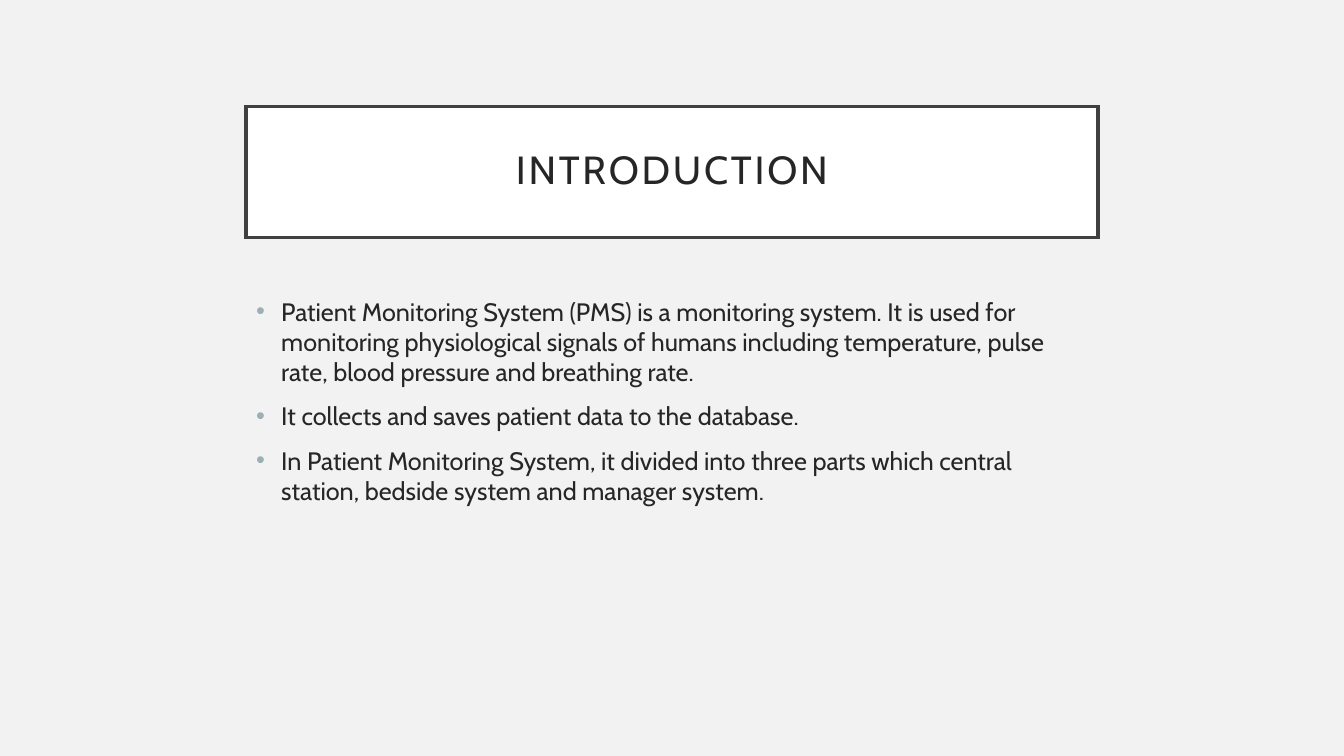
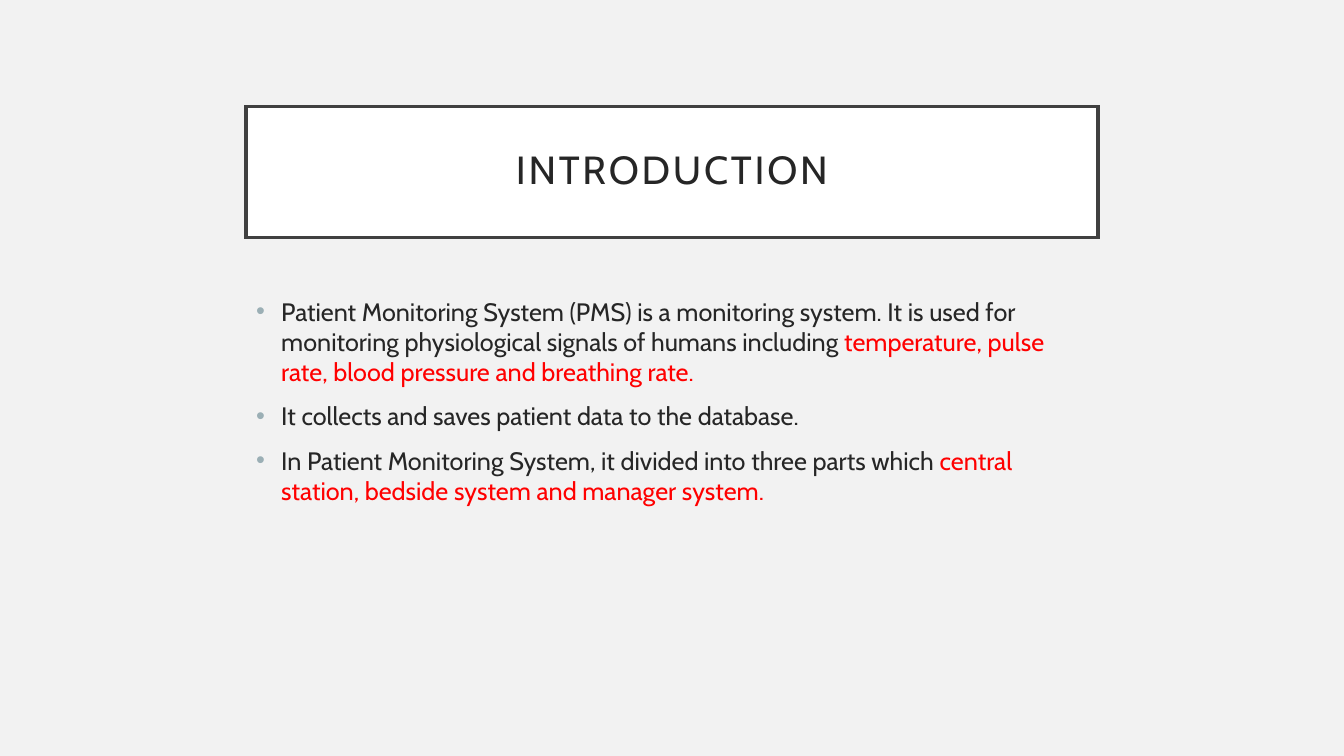
Before and after one commit to wcyap1027/Patient-Monitoring-System, a slide deck: slide 2 of SoftwareEngineering.pptx. Drawn at 1344x756 pixels with LibreOffice and Linux fonts; fonts in the diff are those of the drawing. Boxes give left, top, right and bottom in pixels: in the first picture for what was removed or moved away, otherwise in the second. Text is boxed around its words. In the diff, an @@ line names an element or a change of style, - is before the commit and + after.

```diff
--- a/SoftwareEngineering.pptx
+++ b/SoftwareEngineering.pptx
@@ text at bbox=[281, 302, 1044, 506]: text colour #262626 to #FF0000 in "temperature, pulse rate, blood pressure and breathing ...", "central station, bedside system and manager system." @@
```
Also in this commit, not shown: 3 other slides changed, 16 other files.
